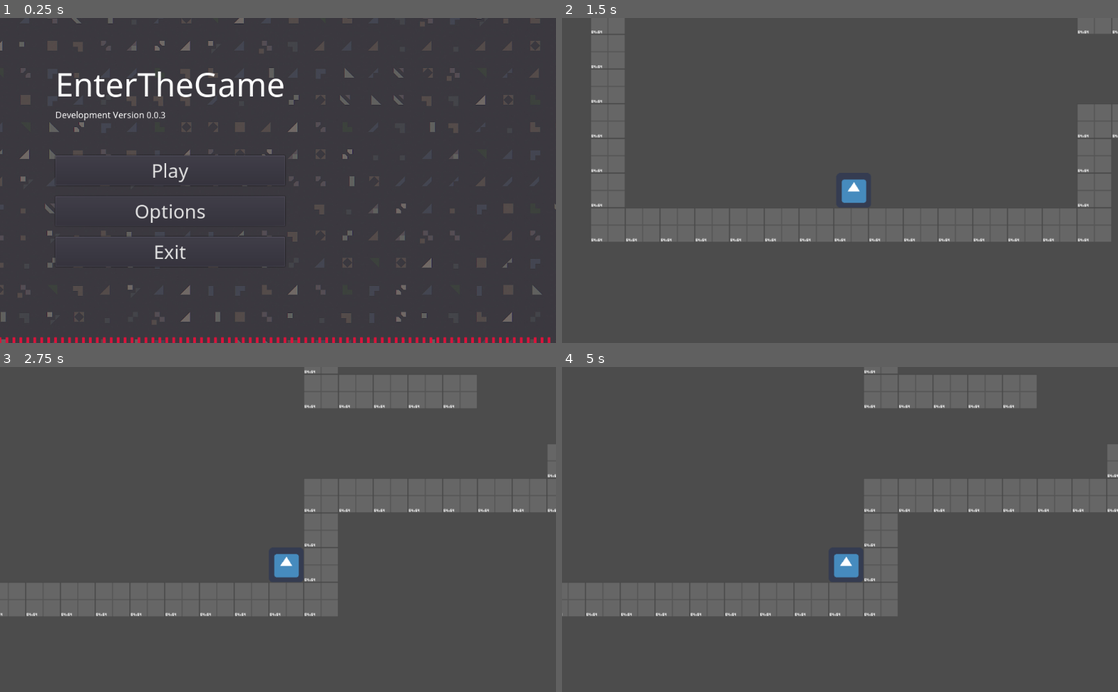
Above: before the commit, frames 1-4 (two rows, left to right).
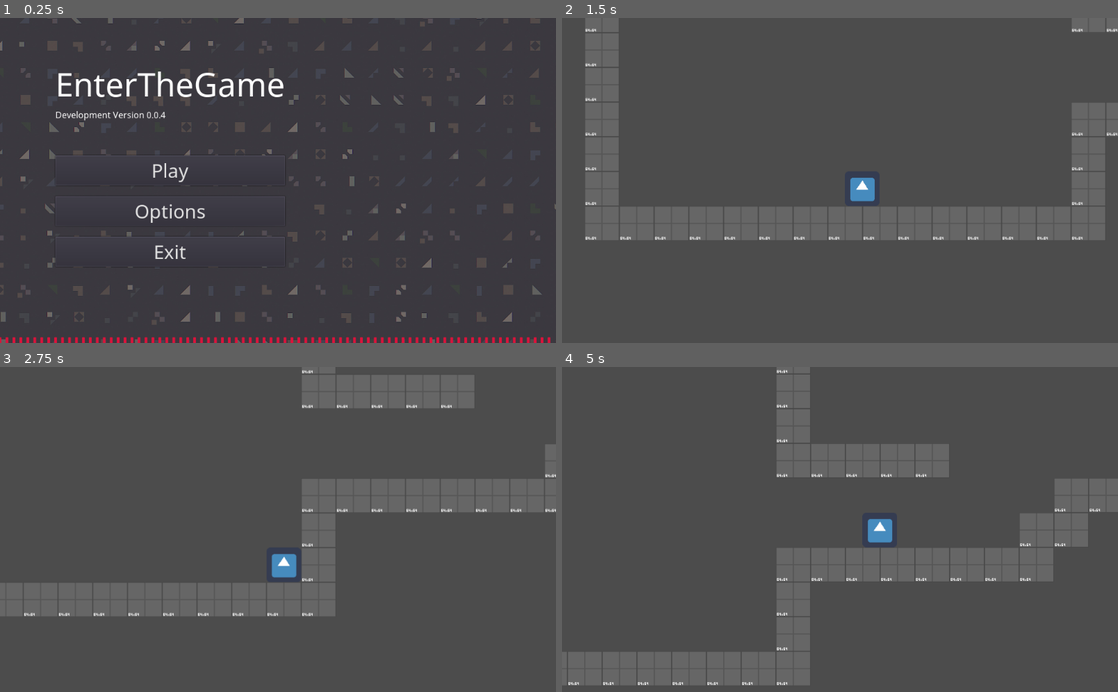
Above: after the commit, the same moments.

Repository: NuceSoftware/EnterTheGame
Game: Godot game, scene res://Scenes/titleScreen.tscn
The game is run twice, just before and just after one commit, with the same random seed, the same clock (stepped at 60 frames per second) and the same inputs. The engine's default icon, where the game draws it, is replaced by a stand-in: a white triangle on a blue panel in a dark square.
Inputs (mouse positions are in pixels of both pictures, inside the frame that each line leads up to):
- Up to frame 1 (0.25 s): no input
- Up to frame 2 (1.5 s): click "Play" at 0.5 s; move the mouse to (962, 164) at 1.27 s; hold Right (ui_right) from 1.28 s (still down)
- Up to frame 3 (2.75 s): keep holding Right (ui_right); tap Space (jump) at 1.52, 2.27 s; move the mouse to (166, 545) at 2.02 s
- Up to frame 4 (5 s): move the mouse to (895, 458) at 2.77 s; release Right (ui_right) at 2.78 s; hold Left (ui_left) 2.78-3.53 s; move the mouse to (812, 594) at 3.52 s; hold Right (ui_right) from 3.53 s (still down); tap Space (jump) at 3.77, 4.52 s; move the mouse to (1006, 578) at 4.27 s

The runs differ from the first frame. In frame 1, less than 0.1% of the frame differs, in the area x 28-30%, y 28-31%; in frame 2, 3.6%; in frame 3, 1.1%; in frame 4, 24%, in the area x 0-100%, y 0-98%.

Commit message:
Tweak gravity

Diff:
--- a/Scenes/titleScreen.tscn
+++ b/Scenes/titleScreen.tscn
@@ -49,7 +49,7 @@
 margin_right = 423.0
 margin_bottom = 110.0
 custom_fonts/font = SubResource( 3 )
-text = "Development Version 0.0.3"
+text = "Development Version 0.0.4"
 __meta__ = {
 "_edit_use_anchors_": false
 }
--- a/Scripts/Player.gd
+++ b/Scripts/Player.gd
@@ -1,13 +1,13 @@
 extends KinematicBody2D
 
-const WALK_FORCE = 1700
+const WALK_FORCE = 4000
 const WALK_MAX_SPEED = 400
 const STOP_FORCE = 1300
-const JUMP_SPEED = 700
+const JUMP_SPEED = 800
 
 var velocity = Vector2()
 
-onready var gravity = 1200
+onready var gravity = 1400
 
 func _physics_process(delta):
 	# Horizontal movement code. First, get the player's input.
